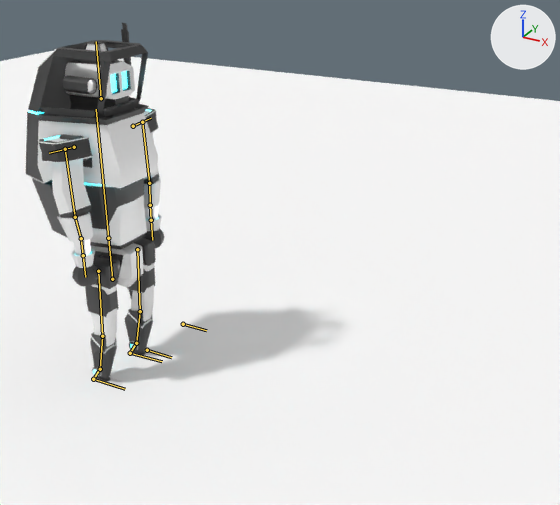
The Blender file Various Pre-Engine Assets/Props/RobotCharacter/Robot.blend, before and after one commit.
The view is the same before and after, from a camera (50 mm lens) standing at (272.0, -300.0, 246.0) and looking at (105.0, 4.0, 94.0). The lights are fixed; the arrows at upper right show +X, +Y and +Z. The bones that bend it are drawn over the model as lines.

In view in the first picture: 'FollowerBot', 'Plane'.
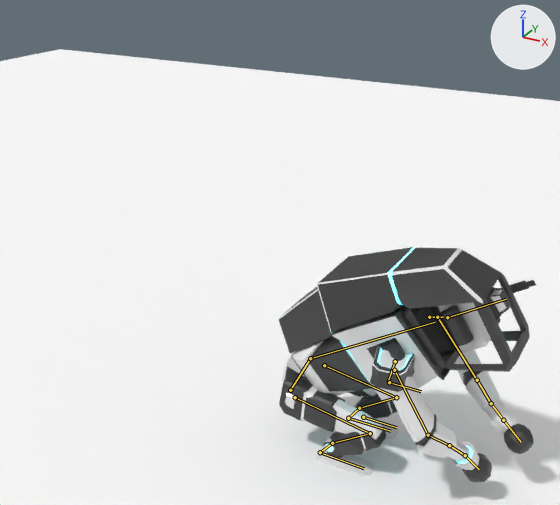
The newer file adds an action. The first version stands in its rest pose; the second is drawn at frame 70 of the action 'Pantsing'.

Changed parts and their boxes [x1, y1, x2, y2] in the pictures (560 x 505 px):
'FollowerBot', posed: before [26, 23, 164, 388]; after [279, 247, 536, 482]
bone 'RootBone', root to tip: before (112, 279) to (108, 238); after (290, 390) to (310, 358)
bone 'Torso', root to tip: before (108, 238) to (96, 109); after (310, 358) to (435, 322)
bone 'Head', root to tip: before (101, 98) to (96, 41); after (447, 317) to (506, 299)
bone 'Shoulder.L', root to tip: before (133, 126) to (151, 118); after (429, 317) to (443, 317)
bone 'UpperArm.L', root to tip: before (142, 122) to (149, 183); after (437, 317) to (477, 380)
bone 'Elbow.L', root to tip: before (149, 183) to (150, 205); after (477, 380) to (491, 403)
bone 'Hand.L', root to tip: before (151, 220) to (152, 240); after (503, 420) to (521, 442)
bone 'Shoulder.R', root to tip: before (74, 147) to (49, 153); after (395, 361) to (388, 381)
bone 'UpperArm.R', root to tip: before (65, 149) to (75, 217); after (394, 370) to (428, 435)
bone 'Elbow.R', root to tip: before (75, 217) to (81, 238); after (428, 435) to (449, 445)
bone 'Wrist.R', root to tip: before (81, 238) to (83, 255); after (449, 445) to (465, 455)
bone 'Hand.R', root to tip: before (83, 255) to (85, 277); after (465, 455) to (479, 469)
bone 'PoleTarget.L', root to tip: before (183, 324) to (206, 330); after (389, 382) to (421, 391)
bone 'PoleTarget.R', root to tip: before (147, 350) to (171, 357); after (363, 417) to (396, 427)

The change in detail:
Bone 'RootBone' (bone_rootbone) moves from (0.0, 0.0, 0.0) to (113.6, -37.4, 0.0).
Bone 'RootBone' (bone_rootbone) turns from (0, 0, 0) to (0, 0, -26) degrees about its own x, y and z.
Bone 'Torso' (bone_torso) turns from (0, 0, 0) to (0, 0, -33) degrees about its own x, y and z.
Bone 'Head' (bone_head) turns from (0, 0, 0) to (0, 0, 1) degrees about its own x, y and z.
Bone 'Shoulder.L' (bone_shoulder_l) turns from (0, 0, 0) to (-15, -62, -14) degrees about its own x, y and z.
Bone 'UpperArm.L' (bone_upperarm_l) turns from (0, 0, 0) to (-4, 53, 40) degrees about its own x, y and z.
Bone 'Elbow.L' (bone_elbow_l) turns from (0, 0, 0) to (-6, -6, 5) degrees about its own x, y and z.
Bone 'Hand.L' (bone_hand_l) turns from (0, 0, 0) to (3, -10, 15) degrees about its own x, y and z.
Bone 'Shoulder.R' (bone_shoulder_r) turns from (0, 0, 0) to (-9, 47, -15) degrees about its own x, y and z.
Bone 'UpperArm.R' (bone_upperarm_r) turns from (0, 0, 0) to (-4, -15, 37) degrees about its own x, y and z.
Bone 'Elbow.R' (bone_elbow_r) turns from (0, 0, 0) to (-9, 0, 27) degrees about its own x, y and z.
Bone 'Wrist.R' (bone_wrist_r) turns from (0, 0, 0) to (0, -115, 0) degrees about its own x, y and z.
Bone 'Hand.R' (bone_hand_r) turns from (0, 0, 0) to (-7, -1, 17) degrees about its own x, y and z.
Bone 'IKFoot.L' (bone_ikfoot_l) moves from (0.0, 0.0, 0.0) to (0.0, -146.1, 2.2).
Bone 'IKFoot.L' (bone_ikfoot_l) turns from (0, 0, 0) to (3, 0, 0) degrees about its own x, y and z.
Bone 'IKFoot.R' (bone_ikfoot_r) moves from (0.0, 0.0, 0.0) to (0.0, -146.1, 2.2).
Bone 'IKFoot.R' (bone_ikfoot_r) turns from (0, 0, 0) to (2, 0, 0) degrees about its own x, y and z.
Bone 'PoleTarget.L' (bone_poletarget_l) moves from (0.0, 0.0, 0.0) to (0.0, 126.2, 0.0).
Bone 'PoleTarget.R' (bone_poletarget_r) moves from (0.0, 0.0, 0.0) to (0.0, 126.2, 0.0).
